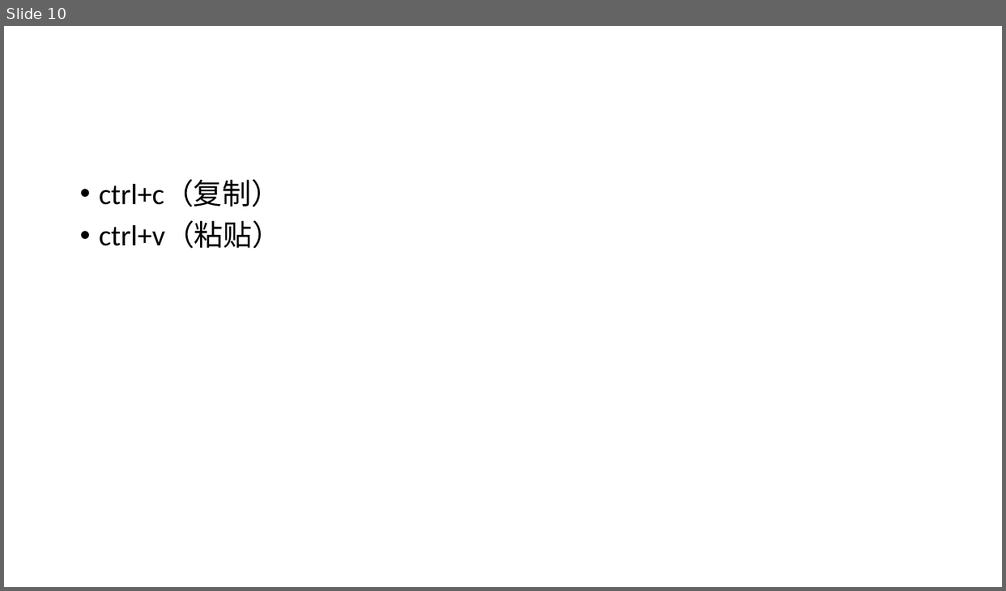
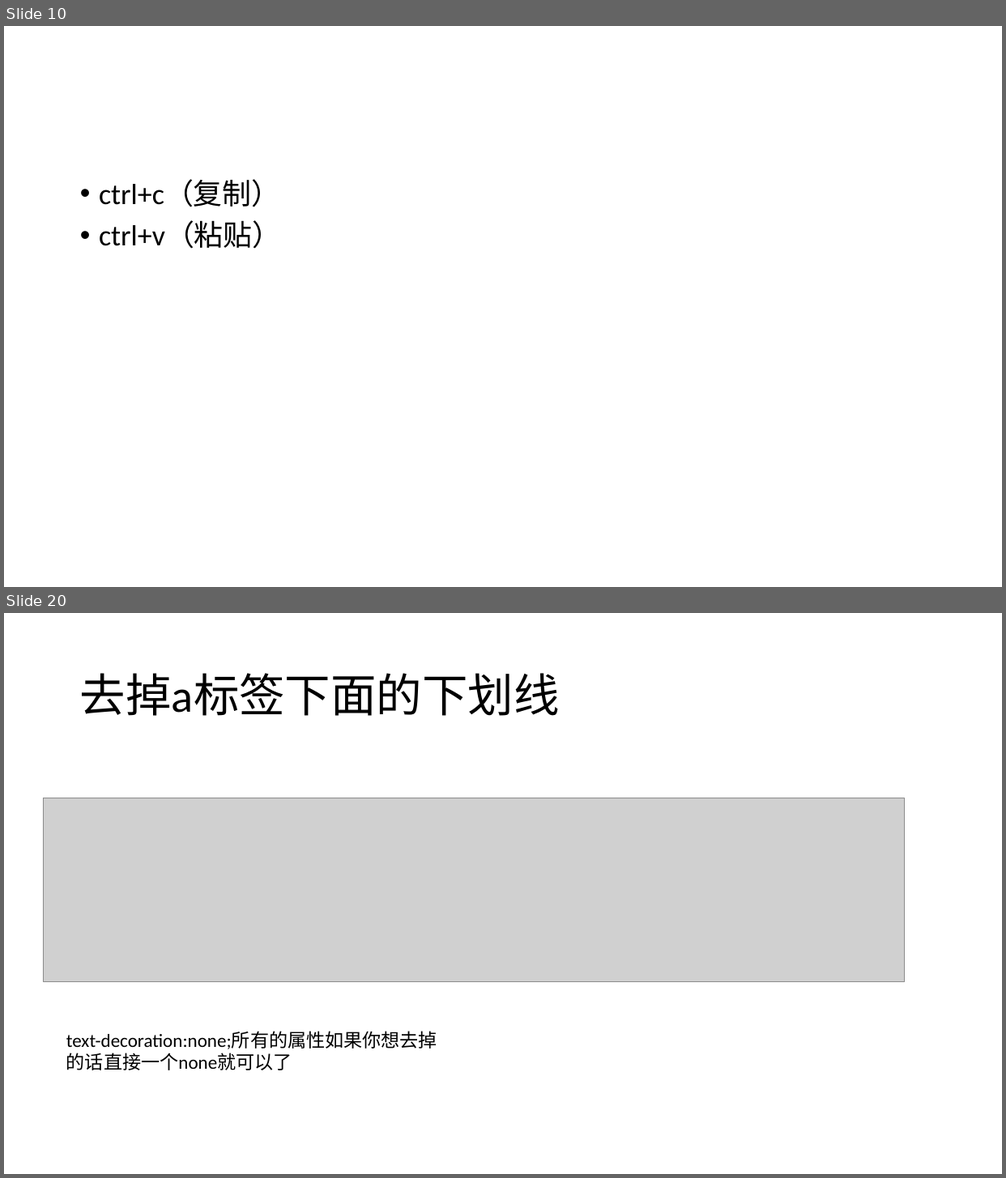
Before and after one commit to coderLynn/lecture, a slide deck: 课程/初级/html+css部分.pptx. Shown one above the other, each under a label of ours: slide 10 before the commit, slides 10 and 20 after it; the slides between them are not shown. The pictures are 1006x591 and 1006x1178 pixels, drawn with LibreOffice and Linux fonts; fonts in the diff are those of the drawing; grey boxes stand for pictures. Boxes give left, top, right and bottom in pixels: in the first picture for what was removed or moved away, otherwise in the second. Text is boxed around its words. In the diff, an @@ line names an element or a change of style, - is before the commit and + after.

```diff
--- a/课程/初级/html+css部分.pptx
+++ b/课程/初级/html+css部分.pptx
@@ slide 20 added at (4, 613, 1002, 1174), background #FFFFFF @@
@@ title added at (80, 673, 560, 716), 44 pt, text #000000 @@
+去掉a标签下面的下划线
@@ picture added at (44, 798, 905, 983) @@
@@ text added at (66, 1031, 437, 1071), 18 pt, text #000000 @@
+text-decoration:none;所有的属性如果你想去掉的话直接一个none就可以了
```
Also in this commit, not shown: 15 other slides added, 5 other files.
